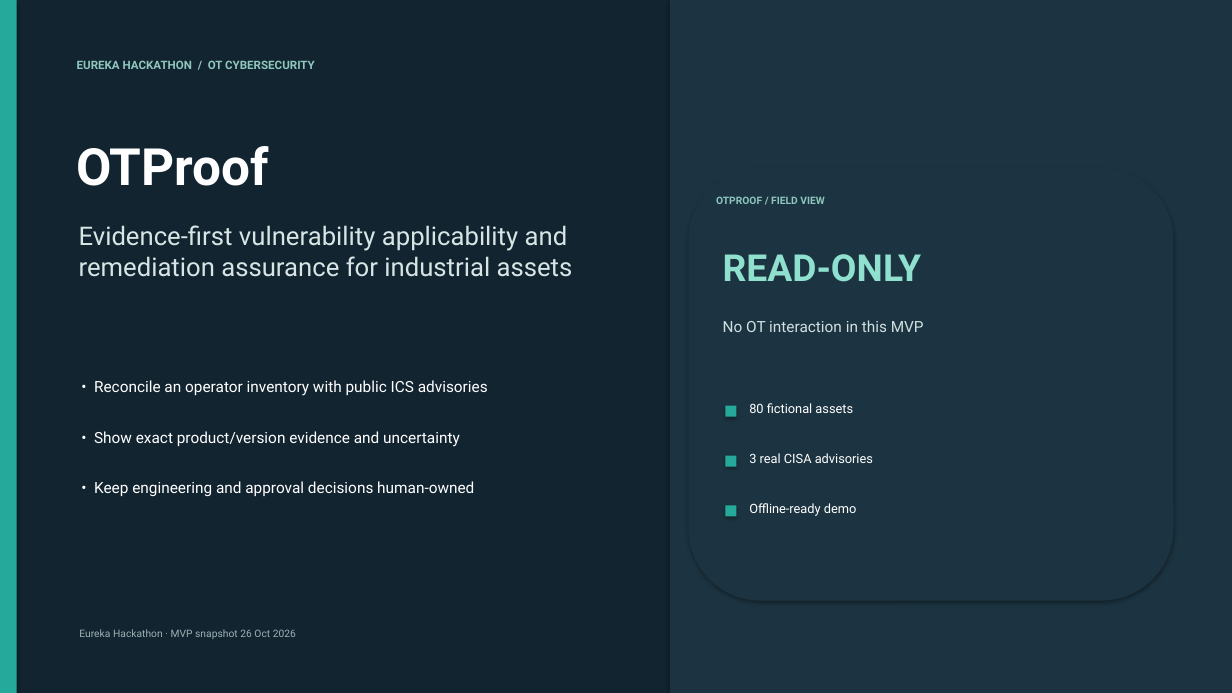
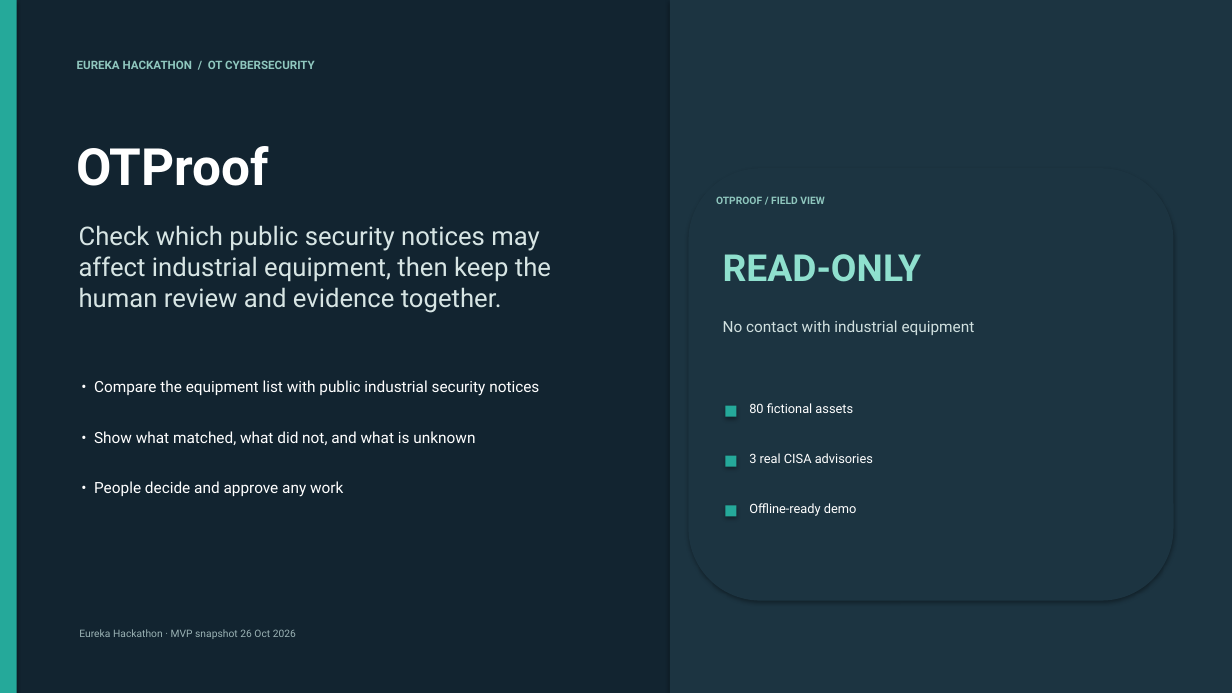
Before and after one commit to deepeshaiml/OTProof, a slide deck: slide 1 of OTProof_Pitch_Deck.pptx. Drawn at 1232x693 pixels with LibreOffice and Linux fonts; fonts in the diff are those of the drawing. Boxes give left, top, right and bottom in pixels: in the first picture for what was removed or moved away, otherwise in the second. Text is boxed around its words. In the diff, an @@ line names an element or a change of style, - is before the commit and + after.

```diff
--- a/OTProof_Pitch_Deck.pptx
+++ b/OTProof_Pitch_Deck.pptx
@@ text at (79, 225, 551, 313): text changed @@
-Evidence-first vulnerability applicability and remediation assurance for industrial assets
+Check which public security notices may affect industrial equipment, then keep the human review and evidence together.
@@ text at (723, 320, 975, 335): text changed @@
-No OT interaction in this MVP
+No contact with industrial equipment
@@ text at (94, 380, 539, 396): text changed @@
-• Reconcile an operator inventory with public ICS advisories
+• Compare the equipment list with public industrial security notices
@@ text at (94, 431, 475, 445): text changed @@
-• Show exact product/version evidence and uncertainty
+• Show what matched, what did not, and what is unknown
@@ text at (94, 481, 343, 497): text changed @@
-• Keep engineering and approval decisions human-owned
+• People decide and approve any work
```
Also in this commit, not shown: 13 other slides changed, 1 slide added, 16 other files.
